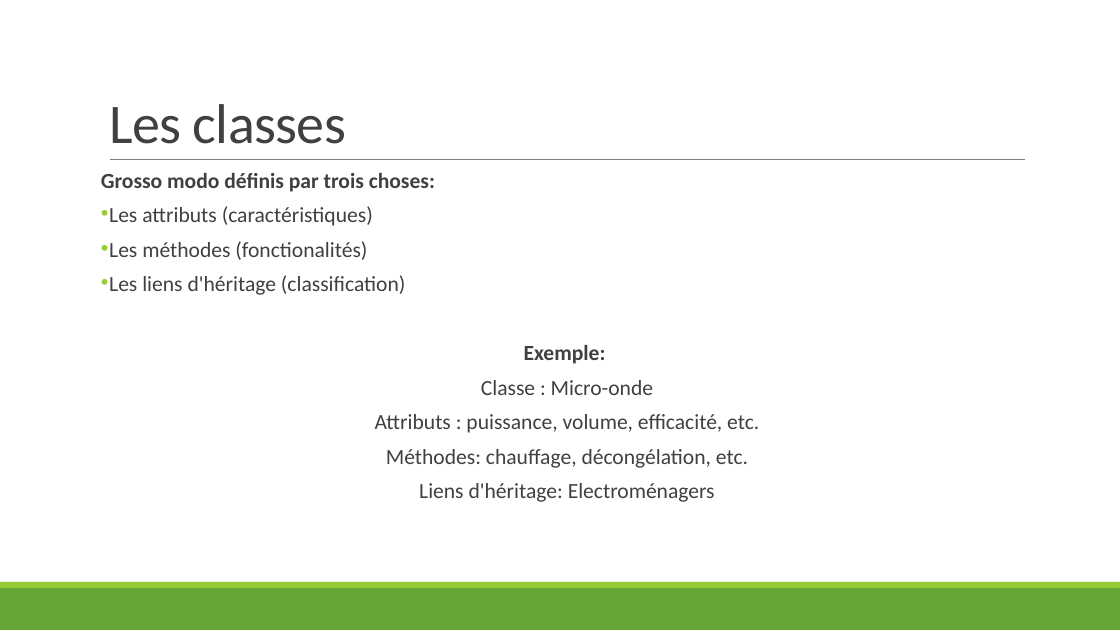
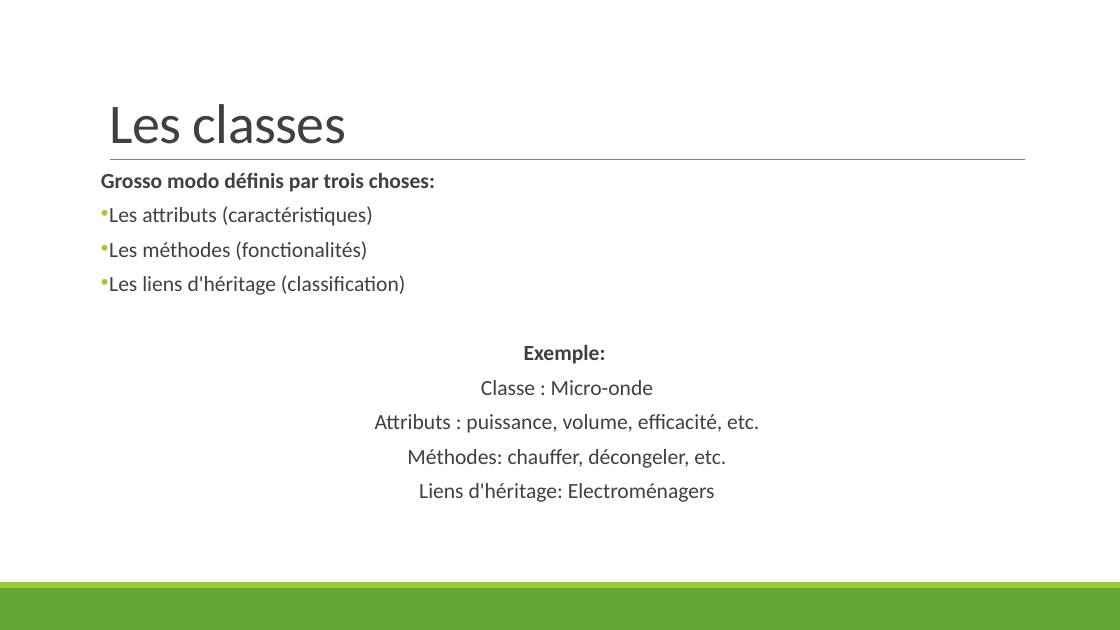
Before and after one commit to JDIS/AtelierCpp, a slide deck: slide 7 of Presentation.pptx. Drawn at 1120x630 pixels with LibreOffice and Linux fonts; fonts in the diff are those of the drawing. Boxes give left, top, right and bottom in pixels: in the first picture for what was removed or moved away, otherwise in the second. Text is boxed around its words. In the diff, an @@ line names an element or a change of style, - is before the commit and + after.

```diff
--- a/Presentation.pptx
+++ b/Presentation.pptx
@@ text at box(407, 449, 726, 468): text changed @@
-  Méthodes: chauffage, décongélation, etc.
+  Méthodes: chauffer, décongeler, etc.
```
Also in this commit, not shown: 2 other slides changed.
